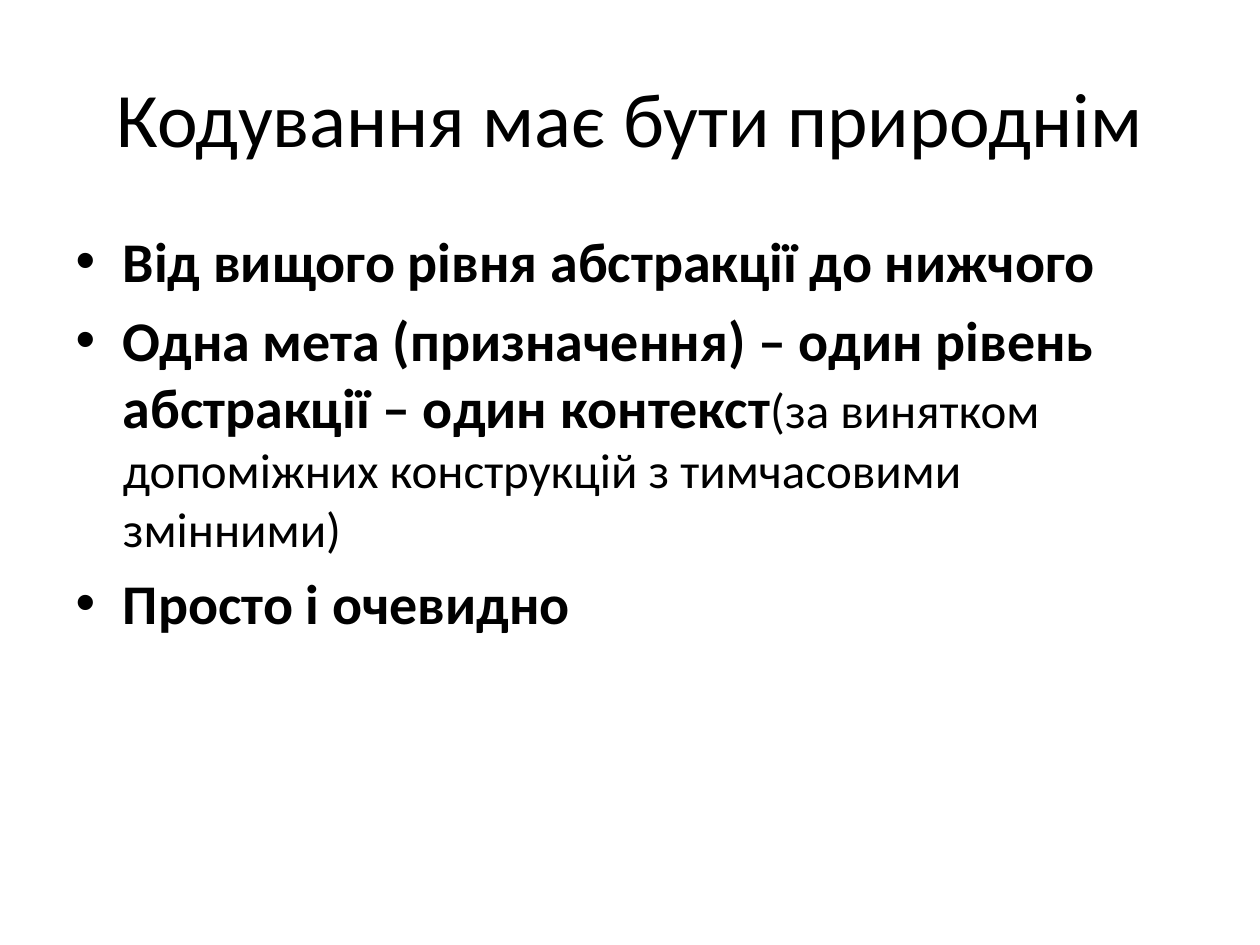
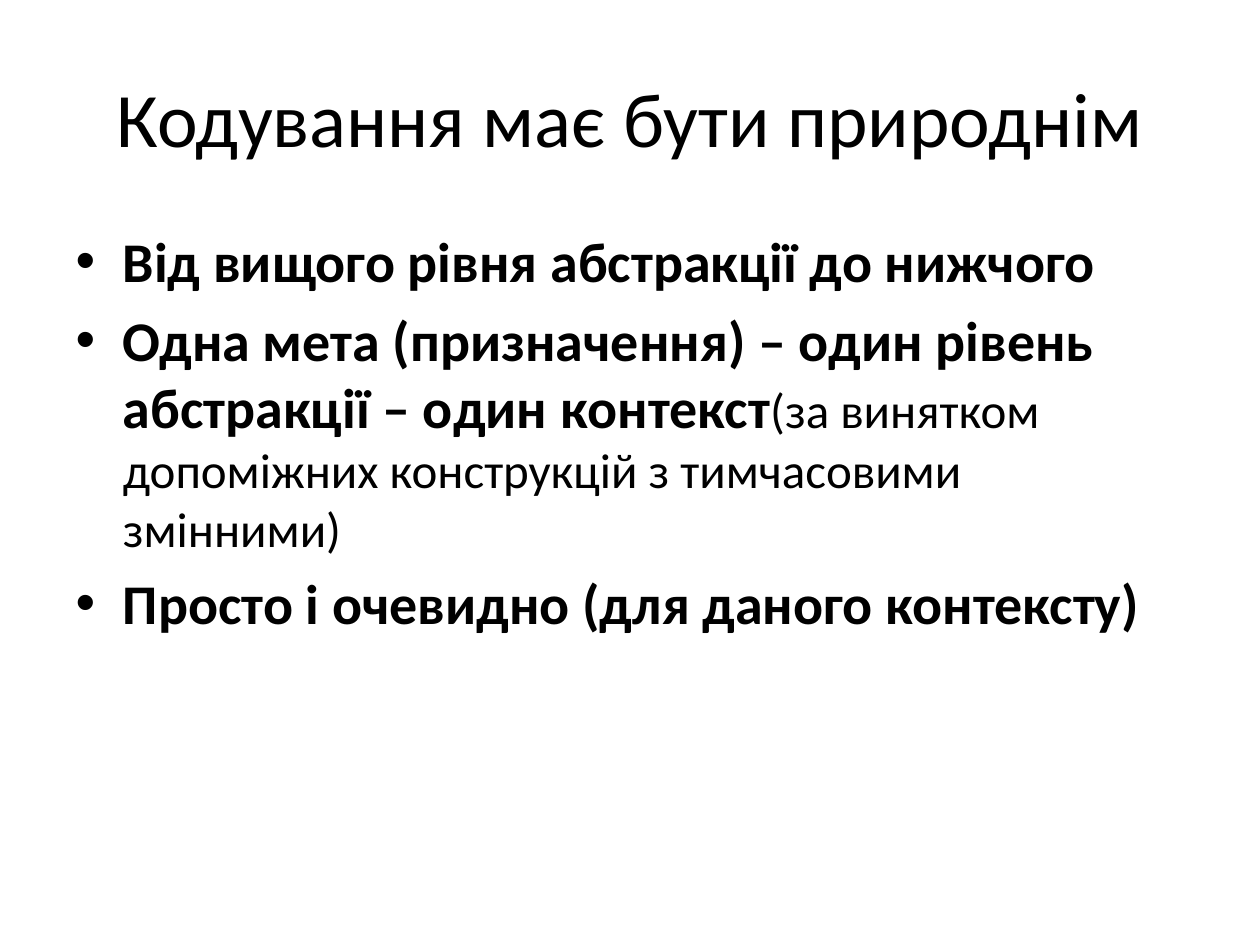
Before and after one commit to siryc/TORT, a slide deck: slide 12 of yazlovytskyy/1. Coding Practices/coding practices.pptx (slide 4 before the commit). Drawn at 1260x945 pixels with LibreOffice and Linux fonts; fonts in the diff are those of the drawing. Boxes give left, top, right and bottom in pixels: in the first picture for what was removed or moved away, otherwise in the second. Text is boxed around its words. In the diff, an @@ line names an element or a change of style, - is before the commit and + after.

```diff
--- a/yazlovytskyy/1. Coding Practices/coding practices.pptx
+++ b/yazlovytskyy/1. Coding Practices/coding practices.pptx
@@ text at box(123, 582, 1139, 633): text changed @@
-• Просто і очевидно
+• Просто і очевидно (для даного контексту)
```
Also in this commit, not shown: 1 other slide changed, 8 slides added, 2 other files.
